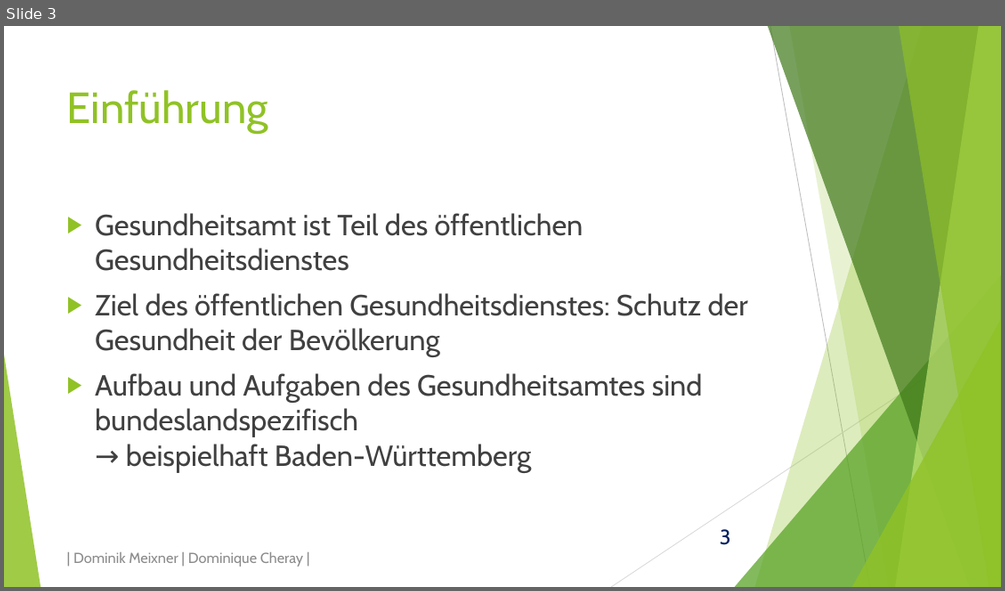
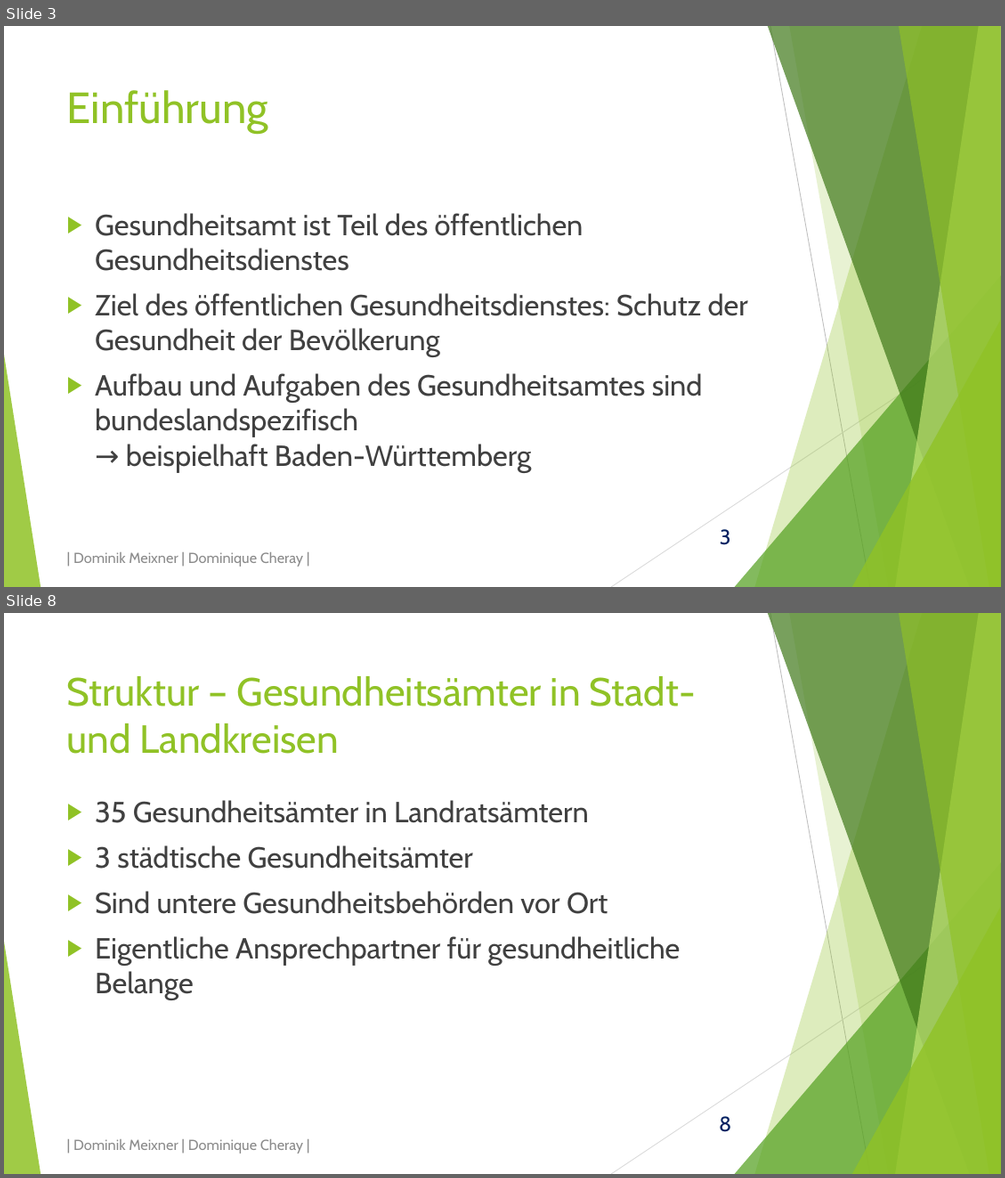
Before and after one commit to domeix/BlaBla, a slide deck: GesundheitsamtPraes.pptx. Shown one above the other, each under a label of ours: slide 3 before the commit, slides 3 and 8 after it; the slides between them are not shown. The pictures are 1005x591 and 1005x1178 pixels, drawn with LibreOffice and Linux fonts; fonts in the diff are those of the drawing. Boxes give left, top, right and bottom in pixels: in the first picture for what was removed or moved away, otherwise in the second. Text is boxed around its words. In the diff, an @@ line names an element or a change of style, - is before the commit and + after.

Commit message:
Weiter an der Präsentation gearbeitet
Habe alles zur Struktur in die Präsentation eingebracht.
Und ein weiteres GitIgnore für Sicherheitsspeicherungen von Visio und
PowerPoint zugefügt.

```diff
--- a/GesundheitsamtPraes.pptx
+++ b/GesundheitsamtPraes.pptx
@@ slide 8 added at (x1=4, y1=613, x2=1001, y2=1174), background #FFFFFF; not listed: 11 template elements that a slide beside it also shows @@
@@ title added at (x1=67, y1=676, x2=696, y2=754), 37.8 pt, text #90C226 @@
+Struktur – Gesundheitsämter in Stadt- und Landkreisen
@@ text added at (x1=95, y1=800, x2=680, y2=1000), 28 pt, text #404040 @@
+▶ 35 Gesundheitsämter in Landratsämtern
+▶ 3 städtische Gesundheitsämter
+▶ Sind untere Gesundheitsbehörden vor Ort
+▶ Eigentliche Ansprechpartner für gesundheitliche Belange
@@ text added at (x1=73, y1=1139, x2=303, y2=1153), 14 pt, text #8C8C8C @@
+| Dominik Meixner | Dominique Cheray |
```
Also in this commit, not shown: 1 slide changed, 4 other slides added, 3 other files.
